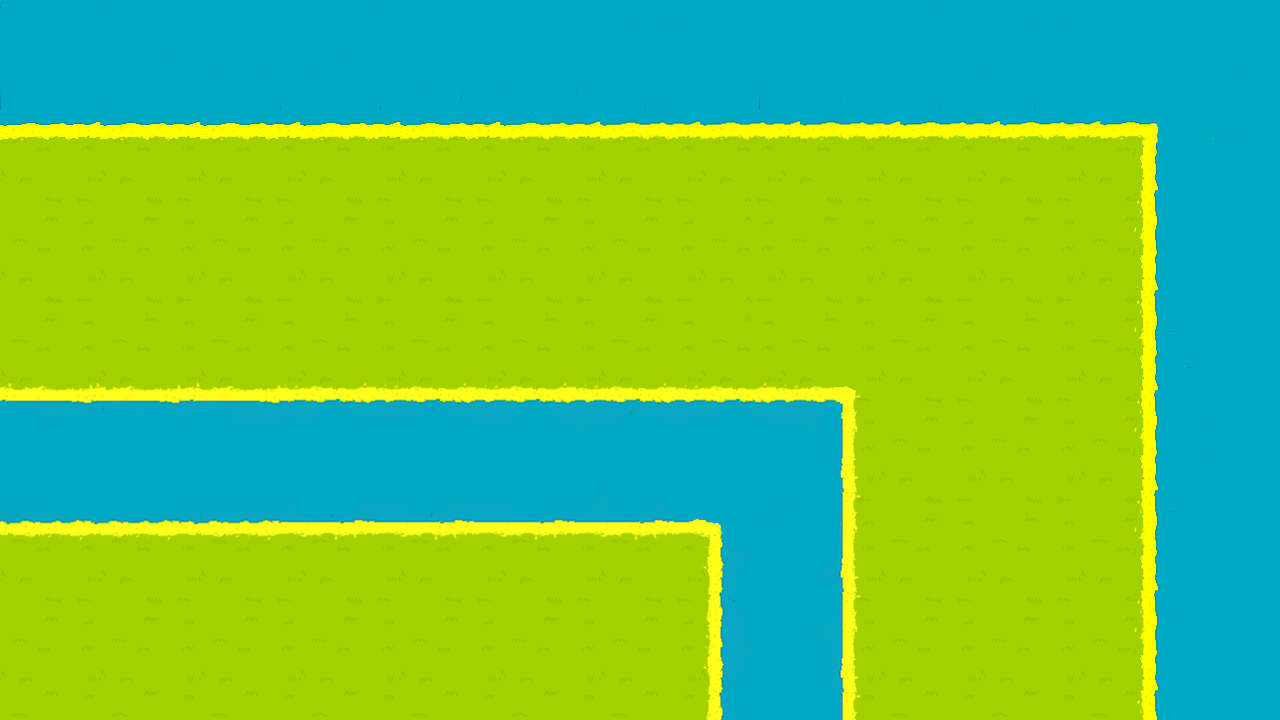
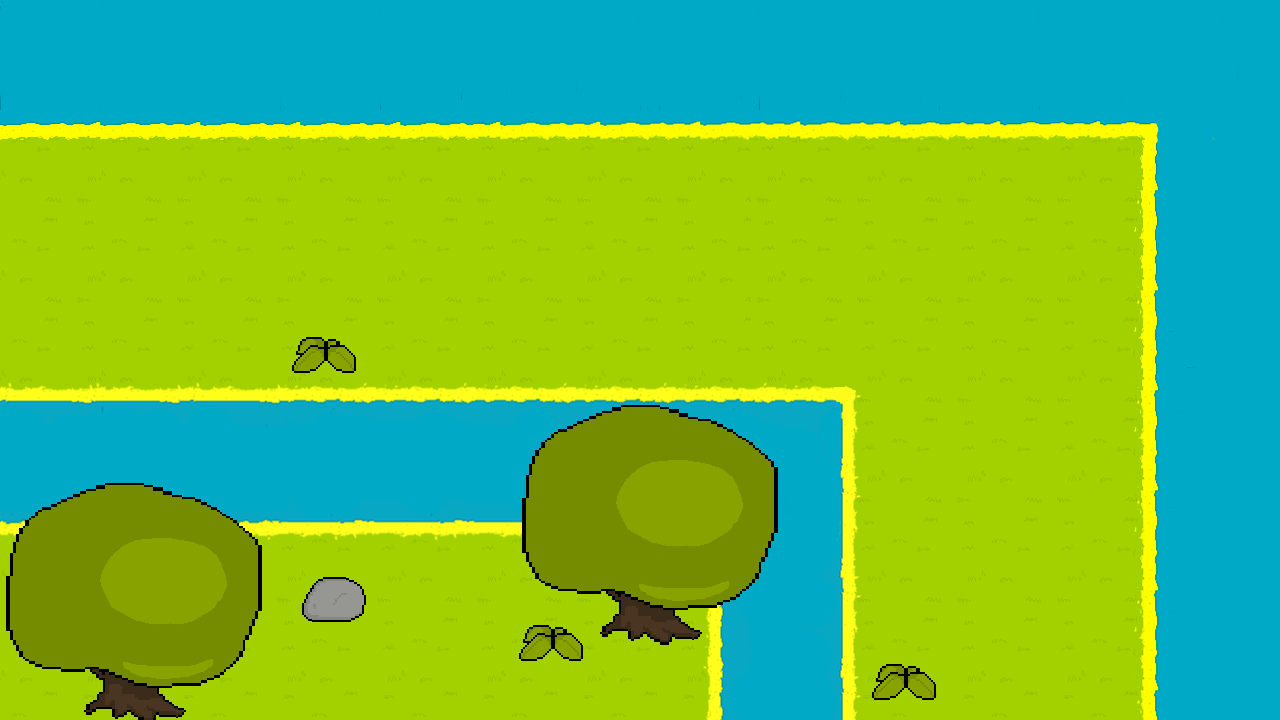
Layers edited between the first and the second 1280 x 720 image:
added layer "Pasted Layer #5" above "Pasted Layer #4" over [302, 577, 366, 622]
added layer "Pasted Layer #4" above "Pasted Layer #3" over [519, 625, 583, 661]
added layer "Pasted Layer #3" above "Pasted Layer #2" over [292, 337, 356, 373]
added layer "Pasted Layer #2" above "Pasted Layer #1" over [872, 664, 936, 700]
added layer "Pasted Layer #1" above "Pasted Layer" over [6, 483, 262, 720]
added layer "Pasted Layer" above "RIO" over [522, 405, 778, 645]
